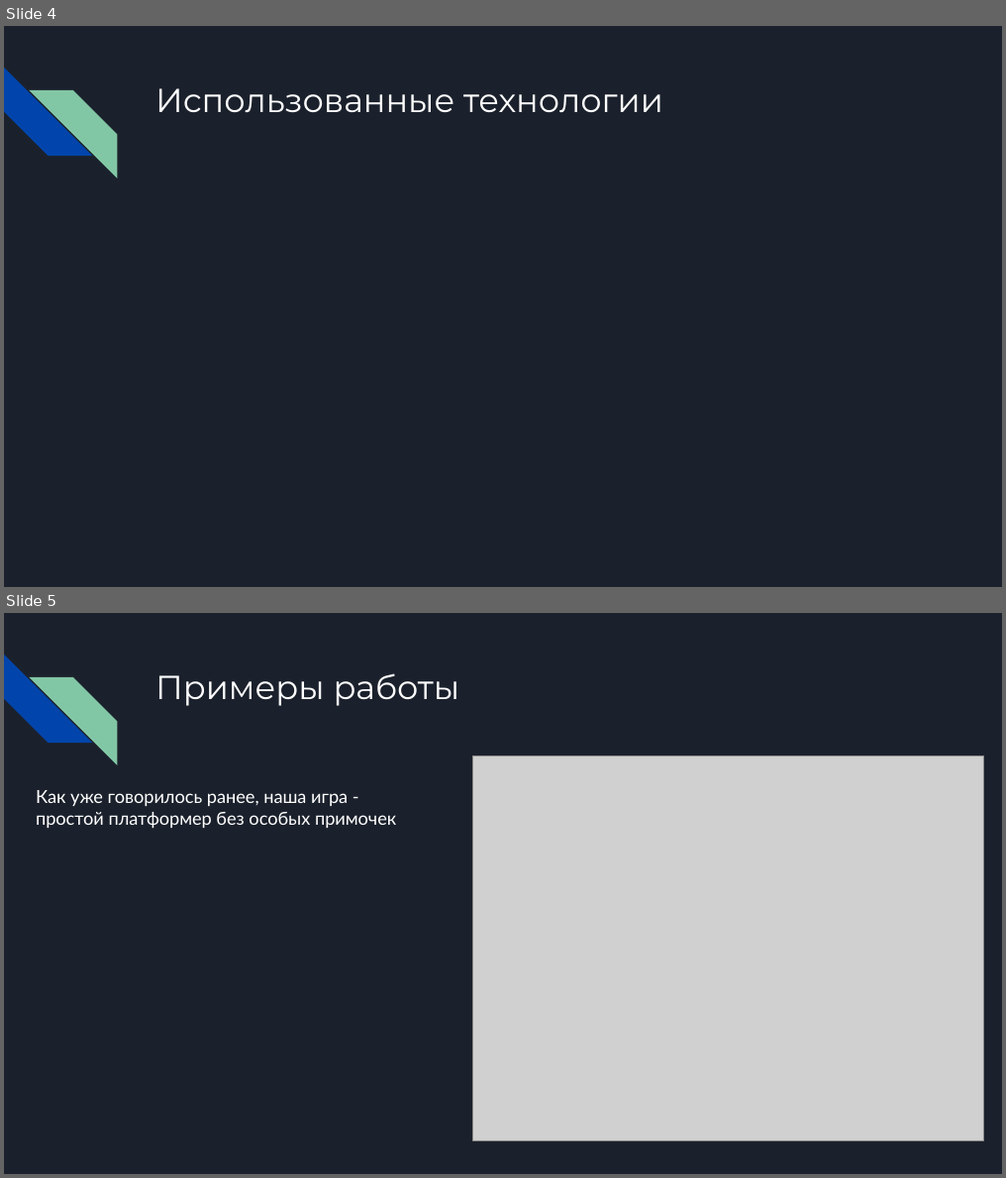
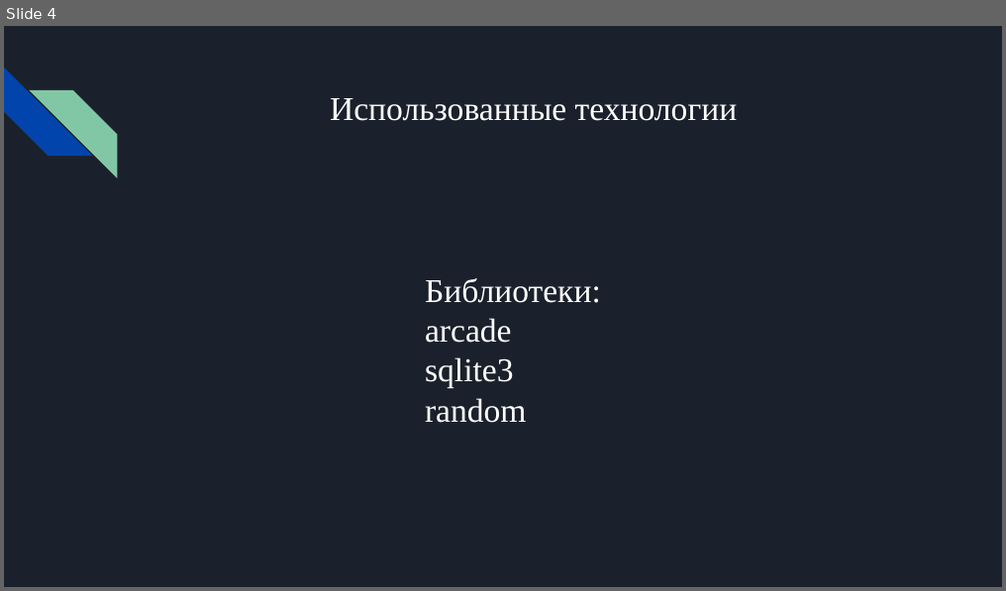
Before and after one commit to ShpakovskiVyacheslav/Arcade-project, a slide deck: documentation/Fish Hunter.pptx. Shown one above the other, each under a label of ours: slides 4 and 5 before the commit, slide 4 after it. The pictures are 1006x1178 and 1006x591 pixels, drawn with LibreOffice and Linux fonts; fonts in the diff are those of the drawing; grey boxes stand for pictures. Boxes give left, top, right and bottom in pixels: in the first picture for what was removed or moved away, otherwise in the second. Text is boxed around its words. In the diff, an @@ line names an element or a change of style, - is before the commit and + after.

```diff
--- a/documentation/Fish Hunter.pptx
+++ b/documentation/Fish Hunter.pptx
@@ slide 5 removed at box(4, 613, 1002, 1174), background #1B212C; not listed: 2 template elements that a slide beside it also shows @@
@@ title removed at box(155, 673, 460, 706) @@
-Примеры работы
@@ picture removed at box(473, 756, 984, 1141) @@
@@ text removed at box(36, 790, 396, 828) @@
-Как уже говорилось ранее, наша игра - простой платформер без особых примочек
@@ slide 4 changed as well @@
@@ title "Использованные технологии": place and size @@
-title "Использованные технологии" at box(155, 88, 663, 113)
+title "Использованные технологии" at box(330, 98, 738, 121)
@@ title "Использованные технологии" at box(330, 98, 738, 121): font Montserrat to Times New Roman; alignment left to centre @@
@@ text added at box(425, 278, 601, 423), 24 pt, text #FFFFFF @@
+Библиотеки:
+arcade
+sqlite3
+random
```
Also in this commit, not shown: 3 other slides changed, 5 slides added, 2 other slides removed, 1 other file.
